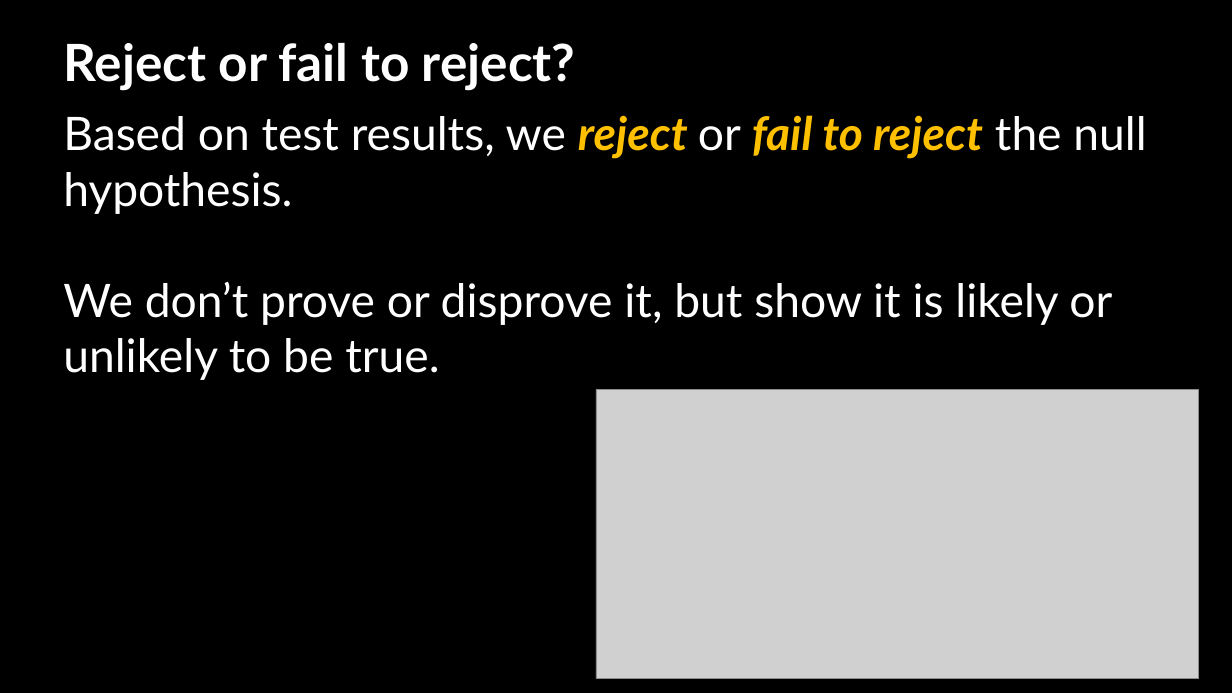
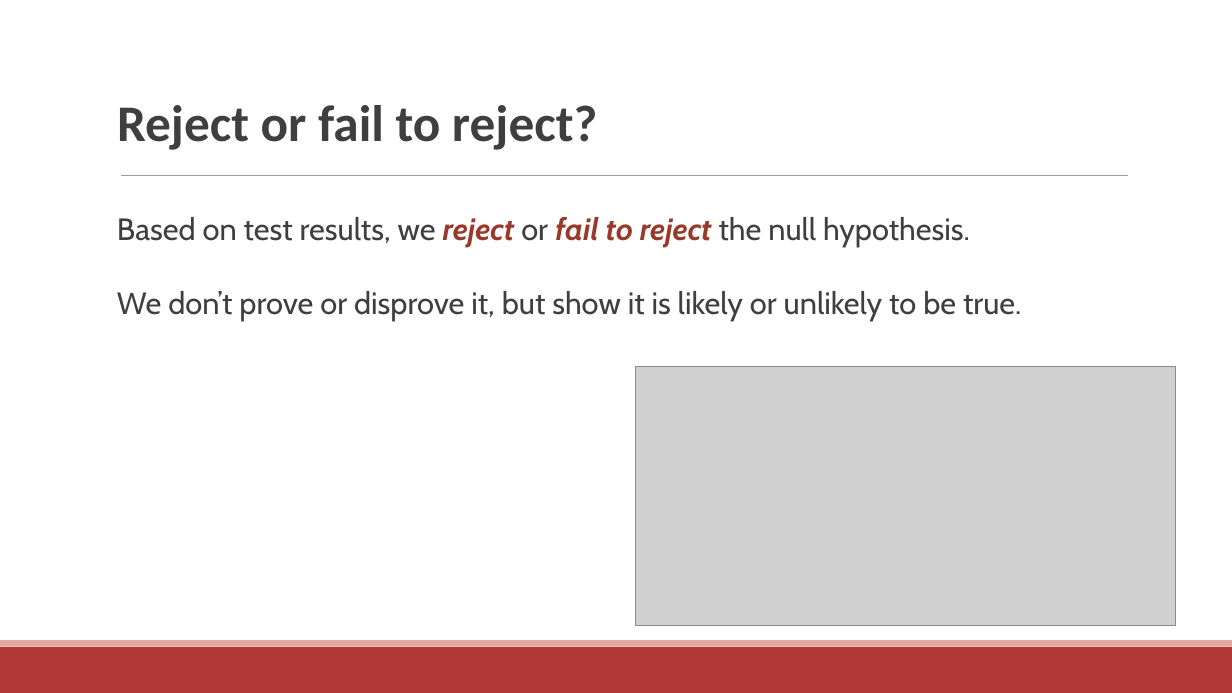
Before and after one commit to communitymaplab/geog4300_datascience, a slide deck: slide 13 of in_class_slides/geog4300_L13 Hypotheses and one sample tests and normality.pptx (slide 15 before the commit). Drawn at 1232x693 pixels with LibreOffice and Linux fonts; fonts in the diff are those of the drawing; grey boxes stand for pictures; background and template pictures are left out. Boxes give left, top, right and bottom in pixels: in the first picture for what was removed or moved away, otherwise in the second. Text is boxed around its words. In the diff, an @@ line names an element or a change of style, - is before the commit and + after.

```diff
--- a/in_class_slides/geog4300_L13 Hypotheses and one sample tests and normality.pptx
+++ b/in_class_slides/geog4300_L13 Hypotheses and one sample tests and normality.pptx
@@ background picture (left out) to #FFFFFF @@
@@ text "Reject or fail to reject?": place and size @@
-text "Reject or fail to reject?" at [63, 43, 576, 91]
+text "Reject or fail to reject?" at [117, 105, 597, 150]
@@ text "Reject or fail to reject?" at [117, 105, 597, 150]: font Lato to Calibri, text colour #FFFFFF to #3F3F3F @@
@@ line added from (121, 176) to (1128, 176), #9F9F9F 0.5 pt @@
@@ text "Based on test results, we ...": place and size @@
-text "Based on test results, we ..." at [63, 115, 1146, 380]
+text "Based on test results, we ..." at [117, 217, 1021, 321]
@@ text "Based on test results, we ..." at [117, 217, 1021, 321]: size 36 to 24 pt, font Lato to Cabin; text colour #FFFFFF to #3F3F3F in "Based on test results, we or the ...", "We don’t prove or disprove it, but ..."; text colour #FFC000 to #993929 in "reject fail to reject" @@
@@ picture: place and size @@
-picture at [596, 389, 1199, 678]
+picture at [635, 366, 1176, 626]
@@ rectangle added at [0, 647, 1232, 693], fill #B23838 @@
@@ rectangle added at [0, 640, 1232, 647], fill #E5A99F @@
```
Also in this commit, not shown: 19 other slides changed, 2 slides added, 9 slides removed, 1 other file.
